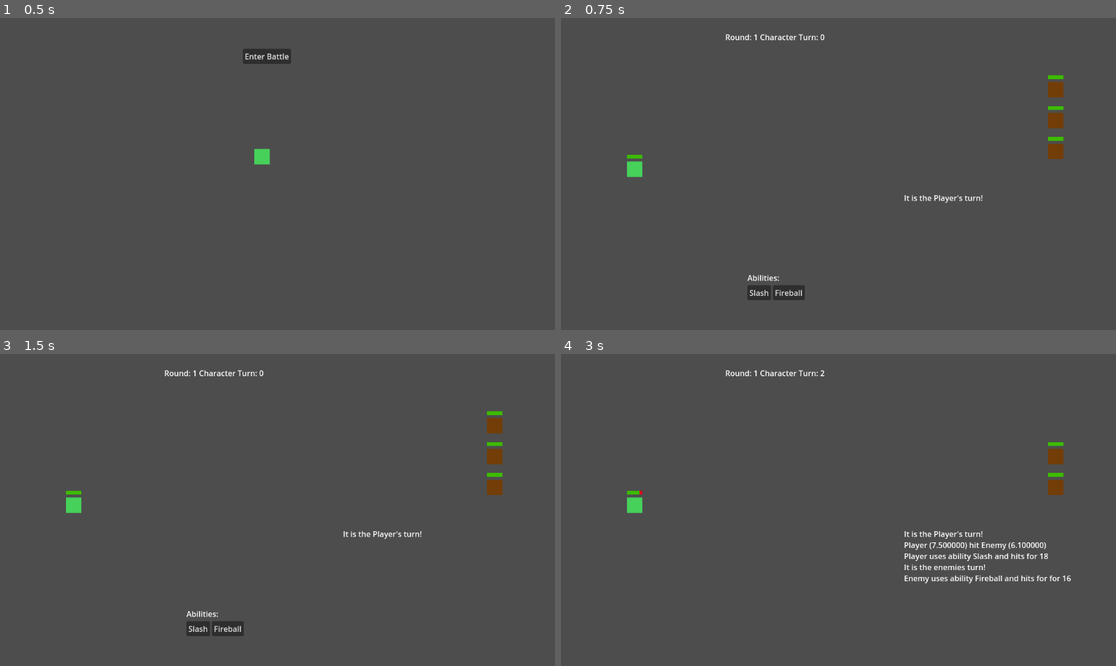
Above: before the commit, frames 1-4 (two rows, left to right).
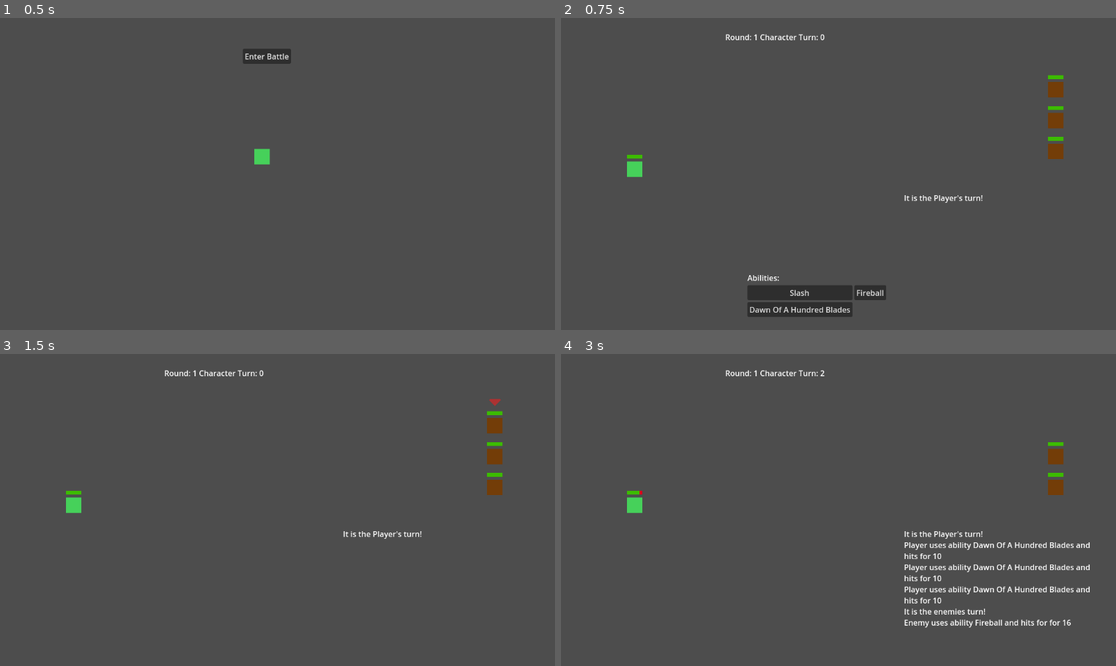
Above: after the commit, the same moments.

Repository: wildbeard/rpg
Game: Godot game, scene res://Scenes/SceneSwitcher.tscn
Same seed, same stepped clock (60 frames per second), same inputs: the game is played once before the commit and once after it.
Inputs (mouse positions are in pixels of both pictures, inside the frame that each line leads up to):
- Up to frame 1 (0.5 s): no input
- Up to frame 2 (0.75 s): click "Enter Battle" at 0.5 s
- Up to frame 3 (1.5 s): click (238, 644) at 1.25 s, where only the run after the commit has a clickable "Dawn Of A Hundred Blades"
- Up to frame 4 (3 s): click (760, 628) at 2 s, where only the run before the commit has a clickable "Slash"; tap Enter (ui_accept) at 2.75 s; move the mouse to (960, 494) at 2.77 s; hold D (move_right) from 2.78 s (still down); click (960, 494) at 2.92 s

Frame 1 is identical in both runs. In frame 2, 1.6% of the frame differs, in the area x 33-59%, y 85-96%; in frame 3, 0.5%; in frame 4, 2.0%, in the area x 61-96%, y 60-88%.

Commit message:
Testing multi-hit implementation

Diff:
--- a/Resources/Abilities/dawn_of_a_hundred_blades.tres
+++ b/Resources/Abilities/dawn_of_a_hundred_blades.tres
@@ -5,15 +5,16 @@
 
 [resource]
 script = ExtResource("1_ruj3n")
+icon = ExtResource("1_20vgt")
 name = "Dawn Of A Hundred Blades"
-description = ""
-icon = ExtResource("1_20vgt")
-ability_type = 1
-cooldown = 0
+description = "Spawns a hundred blades hitting the target multiple times."
+ability_type = 0
 target_type = 0
 damage_type = 0
 element_type = 0
-damage_base = 15
+cooldown = 3
+numberOfHits = 3
+damage_base = 8
 damage_weap_modifier = 0.0
-damage_stat_type = Array[int]([0, 1])
-damage_stat_modifier = Array[float]([25.0, 50.0])
+damage_stat_type = Array[int]([0])
+damage_stat_modifier = Array[float]([15.0])
--- a/Scenes/Battle/BattleScene.gd
+++ b/Scenes/Battle/BattleScene.gd
@@ -134,9 +134,9 @@
 	%AbilitySelector.visible = false
 
 	var ability: Ability = self.player.abilityBook.getAbility(abilityId)
-	var abilValue: int = self.player.abilityBook.useAbility(ability, self.currentRound)
 
 	if ability.ability_type == Ability.TargetType.HEAL:
+		var abilValue: int = self.player.abilityBook.useAbility(ability, self.currentRound)
 		self.player.getHealed(abilValue)
 		self.battleStats.damage_healed += abilValue
 		self._print("Player uses ability %s and heals self for %d" % [ability.name, abilValue])
@@ -146,19 +146,15 @@
 		var target: Character = await %TargetIndicator.target_selected
 		%TargetIndicator.visible = false
 
-		var hitChance: float = self.player.getHitChance(ability.damage_type, self.player.characterStats.level - target.characterStats.level)
-		var dodgeChance: float = target.getDodgeChance(ability.damage_type, target.characterStats.level - self.player.characterStats.level)
-
-		if hitChance >= dodgeChance:
-			self._print("Player (%f) hit Enemy (%f)" % [hitChance, dodgeChance])
-			self._print("Player uses ability %s and hits for %d" % [ability.name, abilValue])
-			self.battleStats.damage_dealt += abilValue
-			target.getHit(abilValue)
-
-			if self.battleStats.highest_hit < abilValue:
-				self.battleStats.highest_hit = abilValue
-		else:
-			self._print("Player (%f) misses Enemy (%f)" % [hitChance, dodgeChance])
+		var hits: Array[int] = self._useAbility(ability, self.player, target)
+
+		for hit in hits:
+			self._print("Player uses ability %s and hits for %d" % [ability.name, hit])
+			self.battleStats.damage_dealt += hit
+			target.getHit(hit)
+
+			if self.battleStats.highest_hit < hit:
+				self.battleStats.highest_hit = hit
 
 		if target.isDead:
 			remove_child(target)
@@ -188,6 +184,15 @@
 
 	await get_tree().create_timer(2).timeout
 	self._endTurn()
+
+func _useAbility(ability: Ability, attacker: Character, target: Character) -> Array[int]:
+	var hits: Array[int] = []
+
+	for i in ability.numberOfHits:
+		# @todo: Roll to check for hit landing each time we gather the damage
+		hits.push_back(attacker.abilityBook.useAbility(ability, self.currentRound))
+
+	return hits
 
 func _endTurn() -> void:
 	if self.currentTurn + 1 > self.turnOrder.size()-1:
--- a/Scenes/PlayerCharacter.gd
+++ b/Scenes/PlayerCharacter.gd
@@ -9,6 +9,7 @@
 	self.abilityBook = CharacterAbilityBook.new(self)
 	self.abilityBook.addAbility(self.abilityBook.getAbility("Slash"))
 	self.abilityBook.addAbility(self.abilityBook.getAbility("Fireball"))
+	self.abilityBook.addAbility(self.abilityBook.getAbility("Dawn Of A Hundred Blades"))
 	self.abilityBook.addAbility(self.abilityBook.getAbility("Fire Overload"))
 	self.abilityBook.addAbility(self.abilityBook.getAbility("Magical Affinity"))
 
